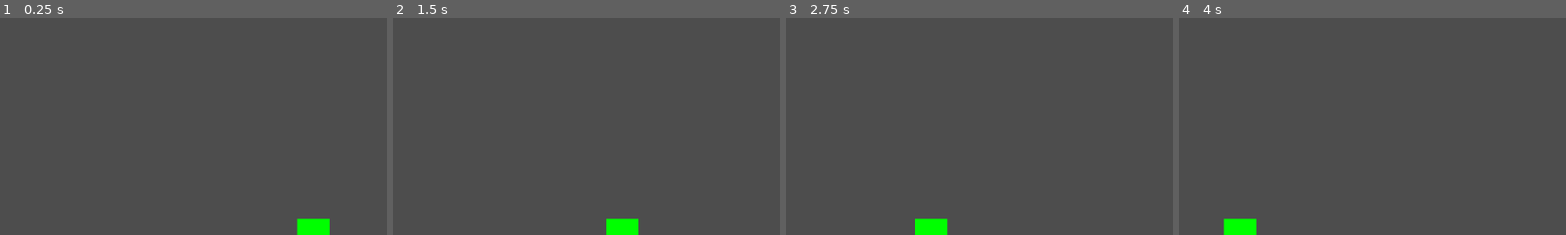
Above: before the commit, frames 1-4 (left to right).
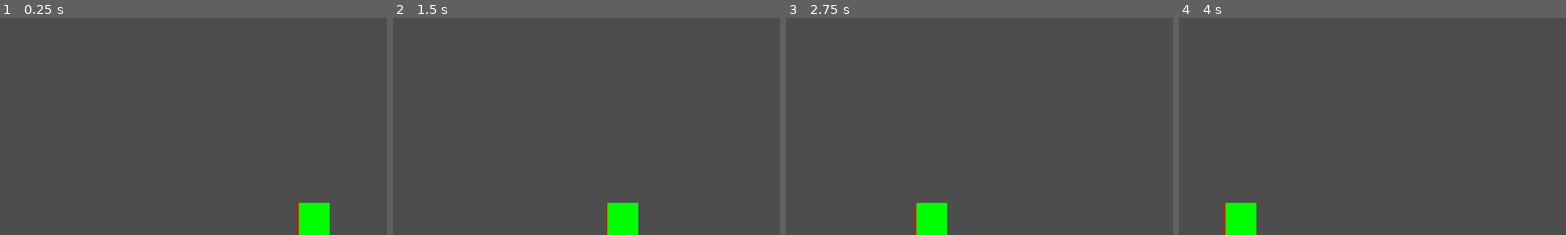
Above: after the commit, the same moments.

Repository: JohannesLadurner/OneButtonGame
Game: Godot game, scene res://scenes/world.tscn
Same seed, same stepped clock (60 frames per second), same inputs: the game is played once before the commit and once after it. The project has no main scene, so this scene is started directly. Sound files missing from this copy of the repository are replaced by a short silence.
Inputs:
- Up to frame 1 (0.25 s): no input
- Up to frame 2 (1.5 s): no input
- Up to frame 3 (2.75 s): no input
- Up to frame 4 (4 s): no input
The pictures show only the part of the screen within x 9-59%, y 50-100%; the shares and areas given below are measured in that part.

The runs differ from the first frame. In frame 1, 0.7% of the frame differs, in the area x 76-86%, y 84-100%; in frame 2, 0.7%; in frame 3, 0.7%; in frame 4, 0.7%.

Commit message:
fix: added music synchronization

Diff:
--- a/scenes/world.gd
+++ b/scenes/world.gd
@@ -1,15 +1,19 @@
 extends Node2D
 
 var data = []
+var points_per_second = 50
 func _ready():
 	$AudioStreamPlayer.stream = load("res://maldita.wav")
-	data = AudioToWaveform.generate($AudioStreamPlayer.stream, 50)
+	data = AudioToWaveform.generate($AudioStreamPlayer.stream, points_per_second)
 	$AudioStreamPlayer.play()
 	queue_redraw()
 
 func _process(delta):
-	$Camera2D.position.x += delta*100
+	$Camera2D.position.x += delta*(points_per_second*2)
 
 func _draw():
 	for i in data.size():
-		draw_line(Vector2(i*2, 500), Vector2(i*2, 300-data[i]), Color.GREEN,2.0)
+		if i % 50 == 0:
+			draw_line(Vector2(576+i*2, 648), Vector2(576+i*2, 600-data[i]), Color.RED,2.0)
+		else:
+			draw_line(Vector2(576+i*2, 648), Vector2(576+i*2, 600-data[i]), Color.GREEN,2.0)
--- a/scenes/world.tscn
+++ b/scenes/world.tscn
@@ -9,3 +9,4 @@
 autoplay = true
 
 [node name="Camera2D" type="Camera2D" parent="."]
+position = Vector2(576, 324)
